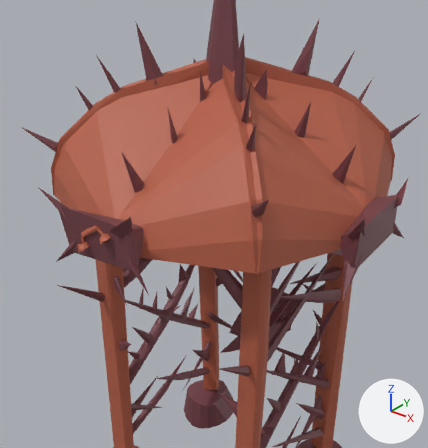
The Blender file Assets/AllPrefabs/Telefonzelle.blend as it was, and as the next commit left it.
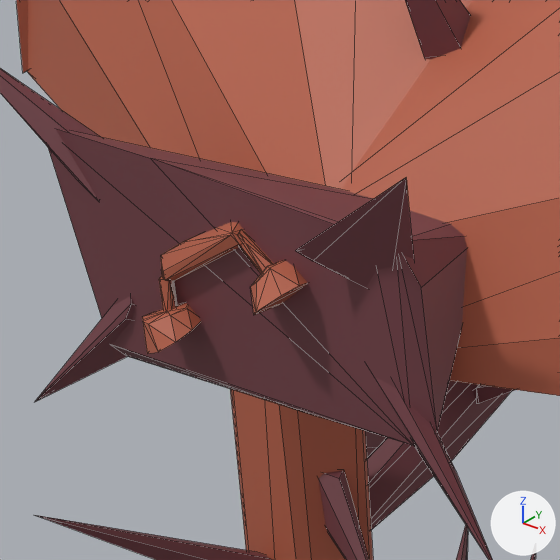
Each version is shown from a 50 mm camera at (1.869, -2.455, 3.559) aimed at (0.362, -0.571, 2.391), then close up on the part from 11% to 38% of the width and 40% to 66% of the height. The lights are fixed; the arrows at lower right show +X, +Y and +Z. The close-ups show mesh edges as thin lines.

In view in the first close-up: 's.0048', 's.0048_Mirrored', 's.0065', 's.0083', 's.0087', 's.0120', 's.0130', 's.0131', 's.0132', 's.0133', 's.0134', 's.0215', 's.0216', 's.0217', 's.0218', 's.0219'.
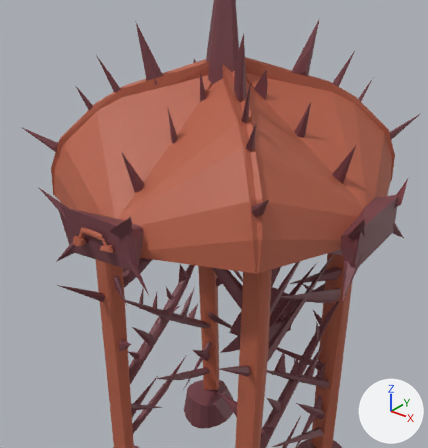
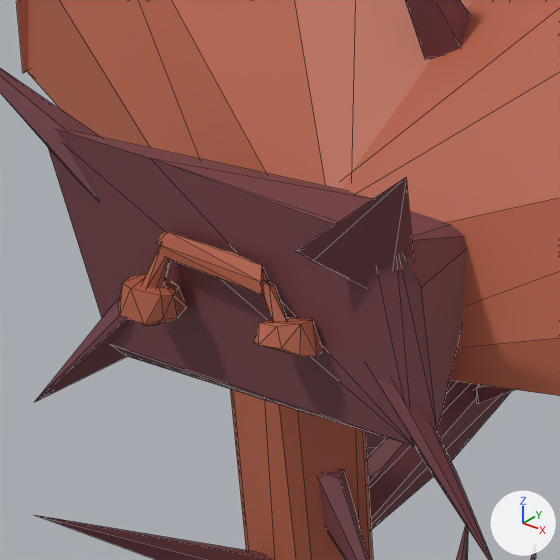
Pixel boxes [x1, y1, x2, y2] of what changed, in the close-ups (560 x 560 px):
's.0217', moved, turned
    before: [161, 222, 246, 281]
    after: [156, 232, 269, 296]
's.0218', moved, turned
    before: [251, 260, 307, 315]
    after: [118, 273, 186, 325]
's.0215', moved, turned
    before: [142, 303, 201, 354]
    after: [253, 317, 323, 356]
's.0219', moved, turned
    before: [239, 233, 274, 274]
    after: [142, 247, 171, 288]
's.0216', moved, turned
    before: [159, 276, 177, 311]
    after: [263, 283, 287, 322]

The edits, one by one:
In object 's.0215' (ob_s_0215), parent goes from ob_hoerer to ob_layer_2.
In object 's.0215' (ob_s_0215), matrix_parent_inverse is now set to Matrix(((-1.0, 0.0, 0.0, 0.0), (0.0, 0.0, 1.0, 0.0), (0.0, 1.0, 0.0, 0.0), (0.0, 0.0, 0.0, 1.0))).
Object 's.0215' (ob_s_0215) moves from (0.135, 2.253, -0.922) to (0.0671, -0.95, 2.312).
Object 's.0215' (ob_s_0215) turns from (4.4, -44, -24) to (96, -13, -43) degrees about x, y and z.
In object 's.0216' (ob_s_0216), parent goes from ob_hoerer to ob_layer_2.
In object 's.0216' (ob_s_0216), matrix_parent_inverse is now set to Matrix(((-1.0, 0.0, 0.0, 0.0), (0.0, 0.0, 1.0, 0.0), (0.0, 1.0, 0.0, 0.0), (0.0, 0.0, 0.0, 1.0))).
Object 's.0216' (ob_s_0216) moves from (0.121, 2.277, -0.933) to (0.0411, -0.938, 2.322).
Object 's.0216' (ob_s_0216) turns from (-16, 23, -37) to (67, 4.6, 23) degrees about x, y and z.
In object 's.0217' (ob_s_0217), parent goes from ob_hoerer to ob_layer_2.
In object 's.0217' (ob_s_0217), matrix_parent_inverse is now set to Matrix(((-1.0, 0.0, 0.0, 0.0), (0.0, 0.0, 1.0, 0.0), (0.0, 1.0, 0.0, 0.0), (0.0, 0.0, 0.0, 1.0))).
Object 's.0217' (ob_s_0217) moves from (0.138, 2.33, -0.927) to (0.0247, -0.937, 2.376).
Object 's.0217' (ob_s_0217) turns from (-45, 69, -74) to (79, 20, 72) degrees about x, y and z.
In object 's.0218' (ob_s_0218), parent goes from ob_hoerer to ob_layer_2.
In object 's.0218' (ob_s_0218), matrix_parent_inverse is now set to Matrix(((-1.0, 0.0, 0.0, 0.0), (0.0, 0.0, 1.0, 0.0), (0.0, 1.0, 0.0, 0.0), (0.0, 0.0, 0.0, 1.0))).
Object 's.0218' (ob_s_0218) moves from (-0.0504, 2.375, -0.914) to (-0.155, -0.96, 2.306).
Object 's.0218' (ob_s_0218) turns from (-2.6, -48, -39) to (80, -3.3, -48) degrees about x, y and z.
In object 's.0219' (ob_s_0219), parent goes from ob_hoerer to ob_layer_2.
In object 's.0219' (ob_s_0219), matrix_parent_inverse is now set to Matrix(((-1.0, 0.0, 0.0, 0.0), (0.0, 0.0, 1.0, 0.0), (0.0, 1.0, 0.0, 0.0), (0.0, 0.0, 0.0, 1.0))).
Object 's.0219' (ob_s_0219) moves from (0.0196, 2.389, -0.931) to (-0.106, -0.936, 2.355).
Object 's.0219' (ob_s_0219) turns from (-35, 63, -63) to (76, 19, 65) degrees about x, y and z.
